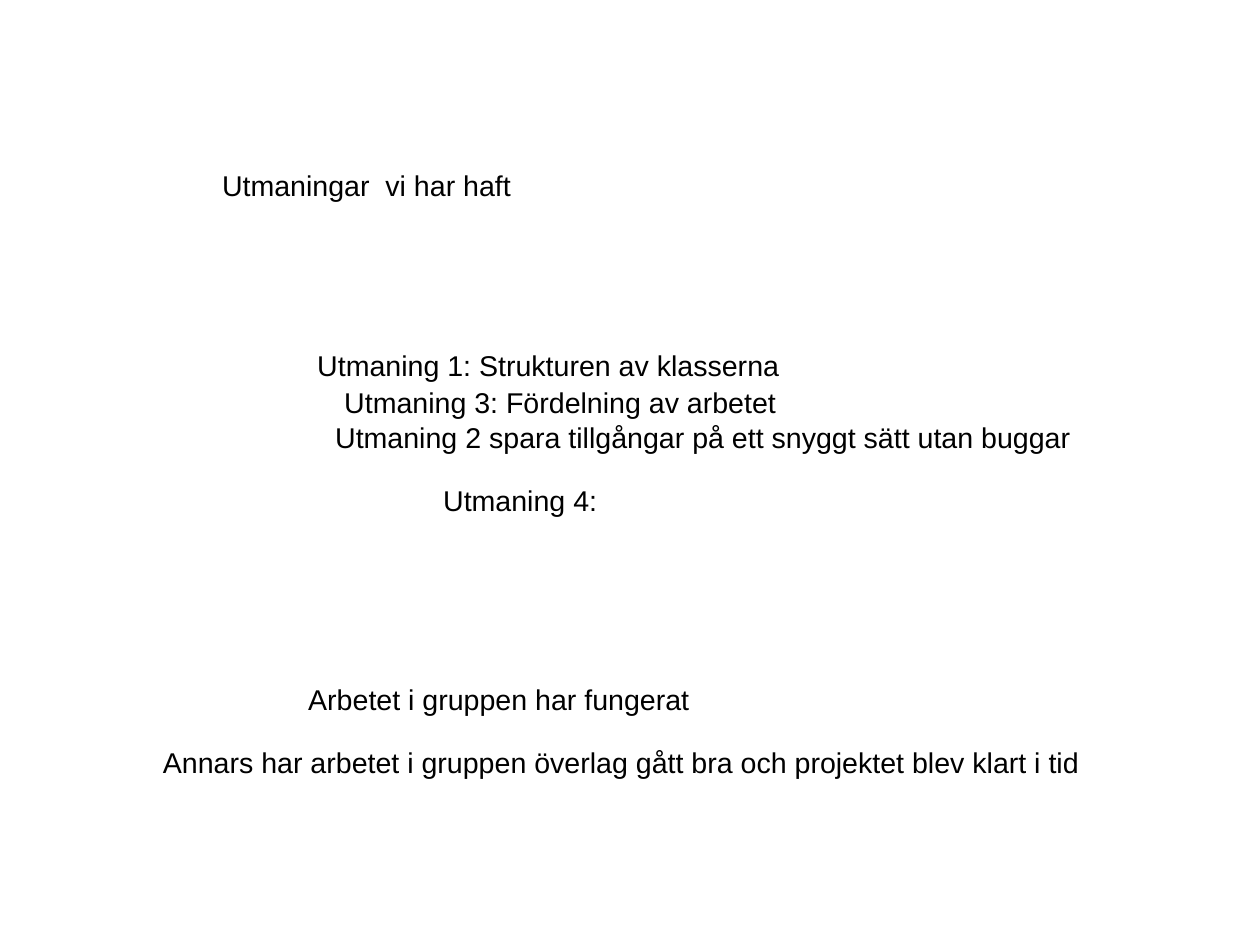
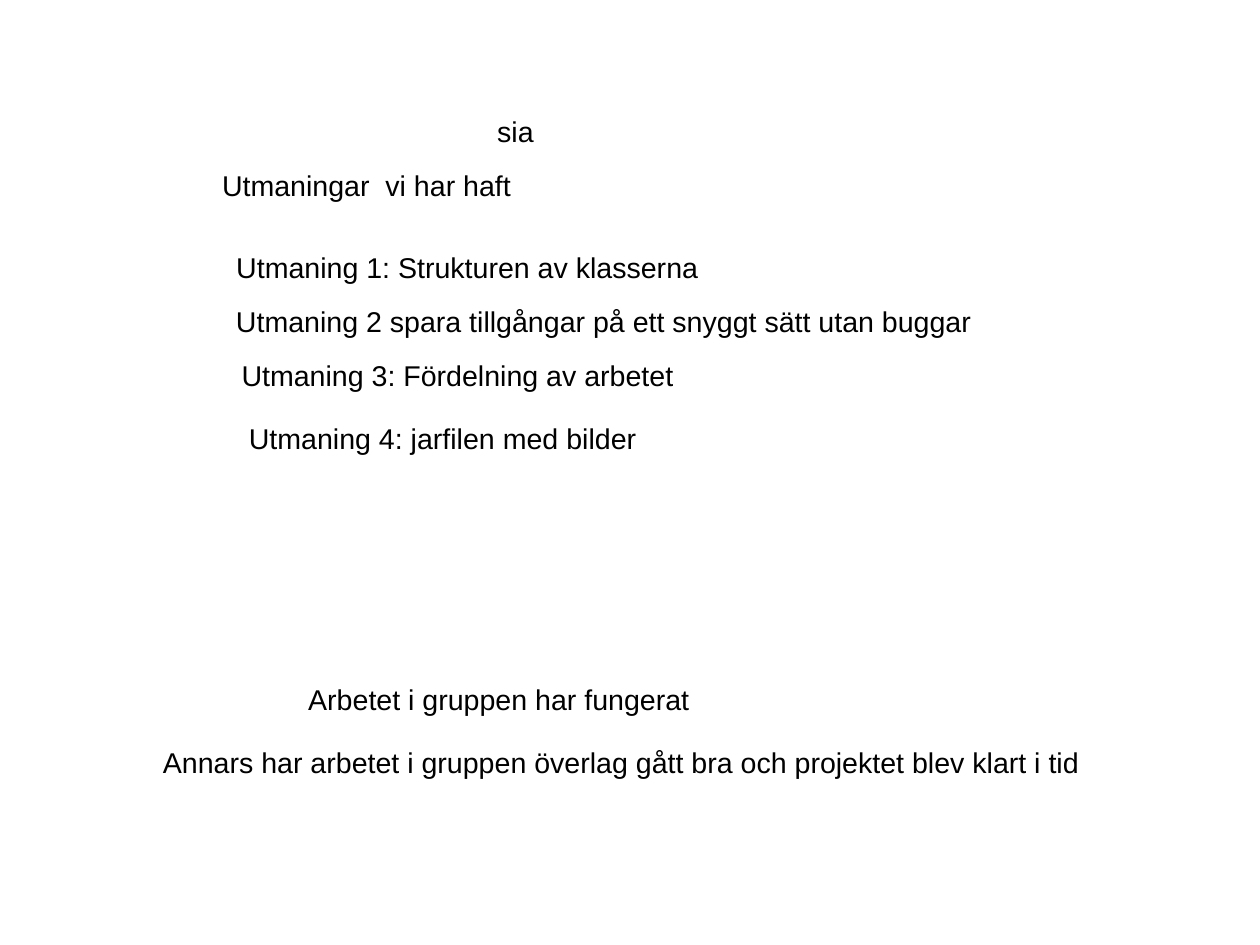
Before and after one commit to Hanicef/teamsassy, a slide deck: slide 8 of documents/Presentation.odp (slide 6 before the commit). Drawn at 1260x945 pixels with LibreOffice and Linux fonts; fonts in the diff are those of the drawing. Boxes give left, top, right and bottom in pixels: in the first picture for what was removed or moved away, otherwise in the second. Text is boxed around its words. In the diff, an @@ line names an element or a change of style, - is before the commit and + after.

```diff
--- a/documents/Presentation.odp
+++ b/documents/Presentation.odp
@@ text added at bbox=[497, 121, 533, 143], 18 pt, text #000000 @@
+sia
@@ text "Utmaning 1: Strukturen av klasserna": place and size @@
-text "Utmaning 1: Strukturen av klasserna" at bbox=[317, 355, 779, 381]
+text "Utmaning 1: Strukturen av klasserna" at bbox=[236, 257, 698, 284]
@@ text "Utmaning 2 spara tillgångar på ...": place and size @@
-text "Utmaning 2 spara tillgångar på ..." at bbox=[335, 425, 1070, 453]
+text "Utmaning 2 spara tillgångar på ..." at bbox=[236, 310, 971, 338]
@@ text "Utmaning 3: Fördelning av arbetet": place and size @@
-text "Utmaning 3: Fördelning av arbetet" at bbox=[344, 392, 776, 419]
+text "Utmaning 3: Fördelning av arbetet" at bbox=[242, 365, 673, 392]
@@ text at bbox=[249, 428, 636, 455]: text changed @@
-Utmaning 4:
+Utmaning 4: jarfilen med bilder
```
Also in this commit, not shown: 4 other slides changed, 5 slides added, 2 slides removed.
